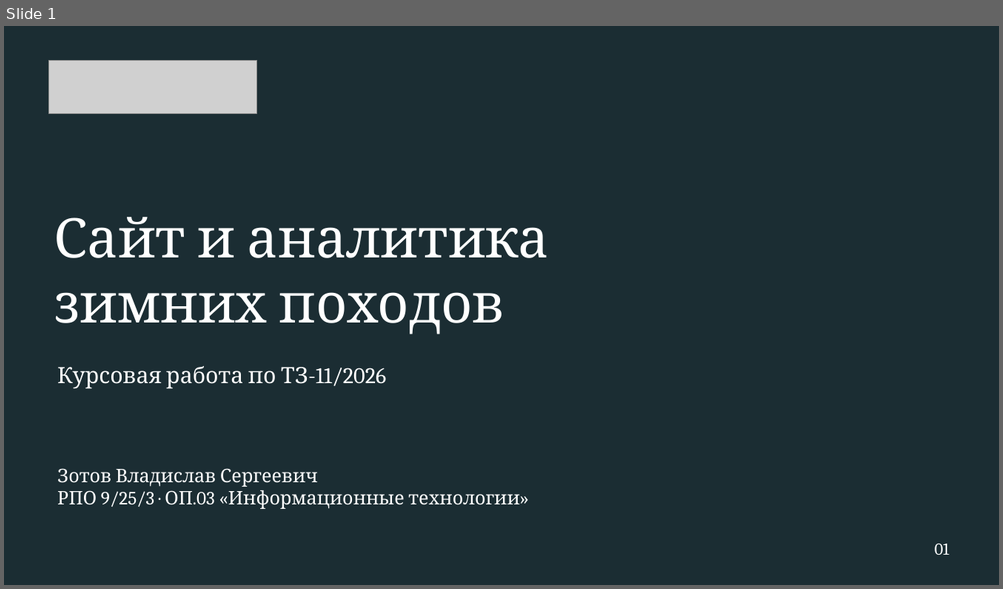
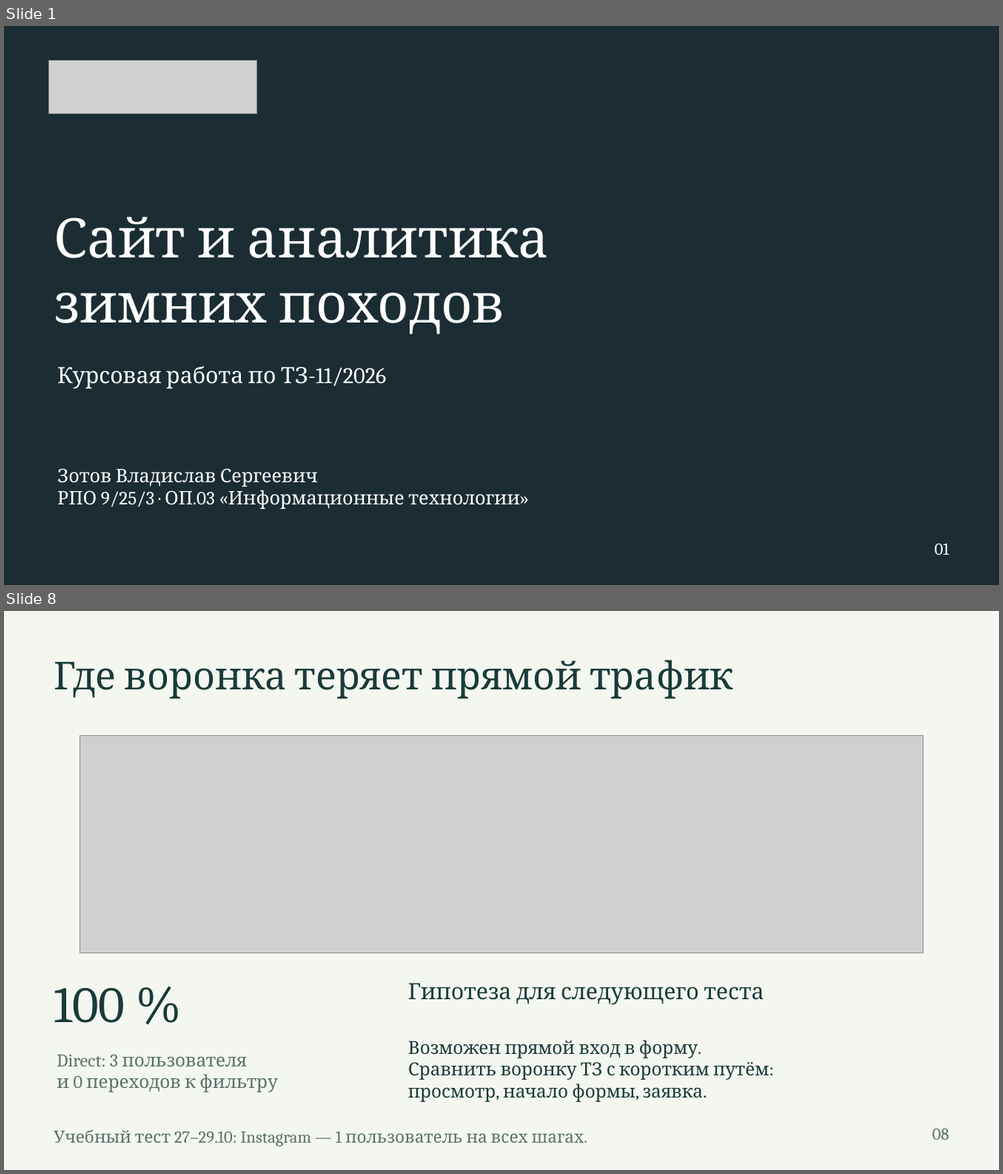
Before and after one commit to Resolushh/tz-11-turklub-tropa, a slide deck: presentation/zashchita.pptx. Shown one above the other, each under a label of ours: slide 1 before the commit, slides 1 and 8 after it; the slides between them are not shown. The pictures are 1003x589 and 1003x1174 pixels, drawn with LibreOffice and Linux fonts; fonts in the diff are those of the drawing; grey boxes stand for pictures; background and template pictures are left out; a plain dark background stands for a picture behind light text. Boxes give left, top, right and bottom in pixels: in the first picture for what was removed or moved away, otherwise in the second. Text is boxed around its words. In the diff, an @@ line names an element or a change of style, - is before the commit and + after.

```diff
--- a/presentation/zashchita.pptx
+++ b/presentation/zashchita.pptx
@@ slide 8 added at bbox=[4, 611, 999, 1170], background #F4F6F0 @@
@@ text added at bbox=[54, 660, 734, 699], 46.5 pt, text #193B39 @@
+Где воронка теряет прямой трафик
@@ picture added at bbox=[79, 735, 923, 953] @@
@@ text added at bbox=[54, 988, 125, 1023], 61.5 pt, text #193B39 @@
+100 %
@@ text added at bbox=[408, 983, 763, 1005], 27 pt, text #193B39 @@
+Гипотеза для следующего теста
@@ text added at bbox=[57, 1054, 277, 1093], 21.8 pt, text #58716A @@
+Direct: 3 пользователя
+и 0 переходов к фильтру
@@ text added at bbox=[408, 1040, 768, 1102], 21.8 pt, text #193B39 @@
+Возможен прямой вход в форму.
+Сравнить воронку ТЗ с коротким путём:
+просмотр, начало формы, заявка.
@@ text added at bbox=[54, 1130, 583, 1147], 20.2 pt, text #58716A @@
+Учебный тест 27–29.10: Instagram — 1 пользователь на всех шагах.
@@ text added at bbox=[932, 1129, 949, 1140], 20.2 pt, text #58716A @@
+08
```
Also in this commit, not shown: 6 slides changed, 4 other slides added, 5 slides removed, 4 other files.
